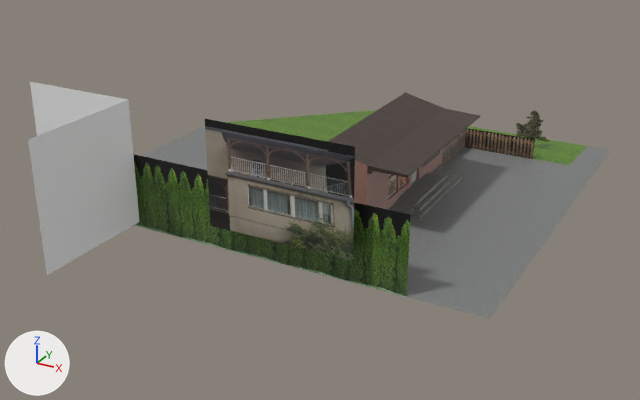
Two versions of the Blender file jan_menu.blend, one commit apart.
Both versions are drawn from a camera (50 mm lens) standing at (10.7, -32.9, 15.3) and looking at (-6.0, -2.6, 0.2). The lights are fixed; the arrows at lower left show +X, +Y and +Z. The first picture is the older version.

The first picture shows 'BgBuildings', 'BgTrees', 'BuildingJan', 'Ground', 'Jan'.
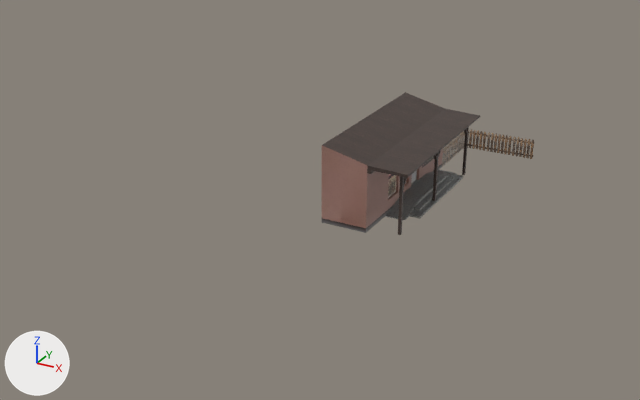
Where the newer file only moved an object's origin or applied its transform, the numbers keep the older frame.

Edits to the scene script, one JSON object a line:
```json
{"op": "set", "path": "mat_fence.texture", "old": "img_fence_png", "new": "img_fence_png", "note": "not seen -> with its transparency"}
{"op": "set", "path": "mat_trees.texture", "old": "img_ground_trees_png", "new": "img_ground_trees_png", "note": "not seen -> with its transparency"}
{"block": "me_plane_002", "where": "# used by ob_bgtrees; location = (0.0, 0.0, 0.95); rotation_euler = (1.571, 0.0, 0.0), in degrees (90, 0, 0)"}
{"op": "remove", "block": "me_plane_002", "code": "me_plane_002.from_pydata(...)  # 4 vertices, 1 face; spans x -1.0..1.0, y -1.0..1.0, z -8.35"}
{"op": "add", "block": "me_plane_002", "code": "me_plane_002.from_pydata(...)  # 84 vertices, 42 faces; spans x -6.67..1.15, y -1.75..3.21, z -12.22..-4.18"}
{"block": "me_plane_002", "change": "me_plane_002 part 2: 4 vertices removed from x -1.0..1.0, y -1.0..1.0, z -8.35; 84 vertices added at x -6.67..1.15, y -1.75..3.21, z -12.22..-4.18"}
{"block": "me_plane_001", "where": "# used by ob_jan; location = (-6.46, -8.09, 1.0); rotation_euler = (1.571, 0.0, 0.0), in degrees (90, 0, 0); scale = (-9.82, 1.0, 1.0)"}
{"block": "me_plane_001", "where": "# verts and faces of me_plane_001; kept vertices keep their numbers, new ones are numbered from 4"}
{"block": "me_plane_001", "where": "# before: 0 (-0.7, -1.0, 0.0) at pixel (406, 296), 1 (1.0, -1.0, 0.0), 2 (-0.7, 2.1, 0.0) at pixel (410, 214), 3 (1.0, 2.1, 0.0) at pixel (37, 133)"}
{"op": "remove", "block": "me_plane_001", "code": "me_plane_001.from_pydata(...)  # 4 vertices, 1 face; spans x -0.7..1.0, y -1.0..2.1, z 0.0"}
{"op": "add", "block": "me_plane_001", "code": "me_plane_001.from_pydata(...)  # 4 vertices, 2 faces; spans x -0.73..0.97, y -1.0..2.1, z 0.0"}
{"block": "me_plane_001", "change": "me_plane_001 part 1"}
{"op": "add", "block": "me_plane_001", "code": "delete_vertices([*range(0, 4)])  # with the faces that use them"}
{"op": "add", "block": "me_plane_001", "code": "verts[4] = (0.97, -1.0, 0.0)"}
{"op": "add", "block": "me_plane_001", "code": "verts[5] = (-0.73, -1.0, 0.0)"}
{"op": "add", "block": "me_plane_001", "code": "verts[6] = (0.97, 2.1, 0.0)"}
{"op": "add", "block": "me_plane_001", "code": "verts[7] = (-0.73, 2.1, 0.0)"}
{"op": "add", "block": "me_plane_001", "code": "faces += [(4, 5, 6), (5, 7, 6)]"}
{"op": "add", "block": "ob_bgtrees", "code": "ob_bgtrees.hide_set(True)"}
{"op": "add", "block": "ob_ground", "code": "ob_ground.hide_set(True)"}
{"op": "add", "block": "ob_jan", "code": "ob_jan.hide_set(True)"}
{"op": "add", "block": "ob_bgbuildings", "code": "ob_bgbuildings.hide_set(True)"}
```

Changed parts and their boxes (x1, y1, x2, y2) in the pictures (640 x 400 px):
```json
{"object": "BgBuildings", "change": "hidden", "before": [28, 82, 355, 275]}
{"object": "Ground", "change": "hidden", "before": [135, 110, 610, 319]}
{"object": "Jan", "change": "hidden", "before": [133, 154, 410, 296], "on screen": "green"}
{"object": "BgTrees", "change": "hidden", "before": [516, 111, 550, 142]}
```
